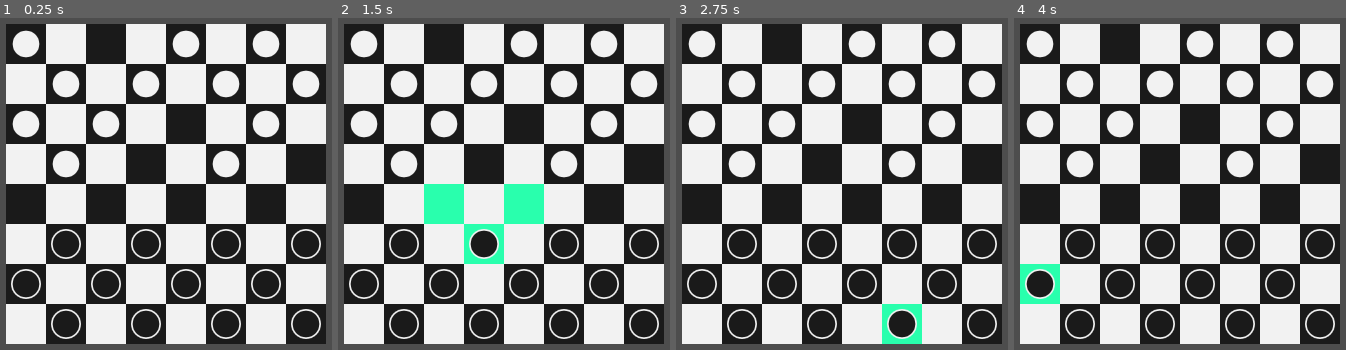
Above: before the commit, frames 1-4 (left to right).
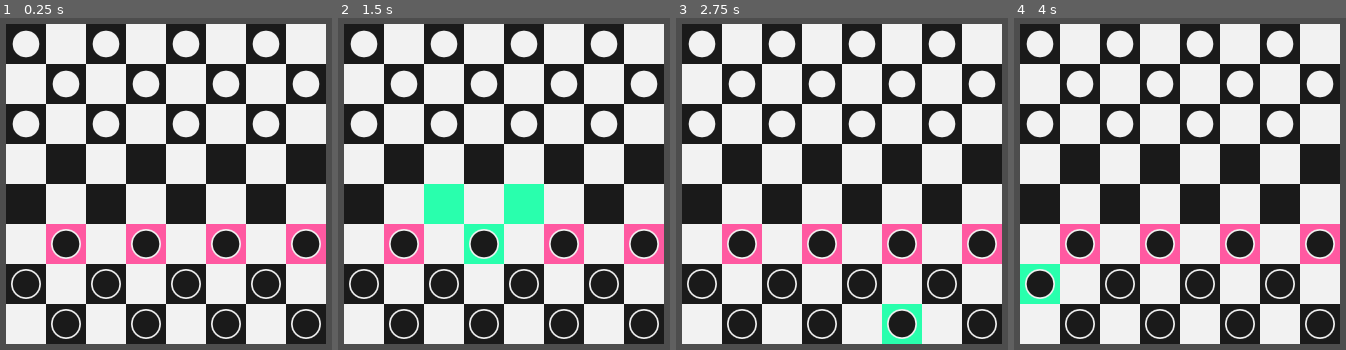
Above: after the commit, the same moments.

Repository: PacktPublishing/The-Essential-Guide-to-Creating-Multiplayer-Games-with-Godot-4.0
Game: Godot game, scene res://06.building-online-checkers/CheckerBoard.tscn
Two runs of this game, one before a commit and one after it. Both use one fixed random seed, a clock stepped at 60 frames per second and the inputs below. The project has no main scene, so this scene is started directly.
Inputs (mouse positions are in pixels of both pictures, inside the frame that each line leads up to):
- Up to frame 1 (0.25 s): no input
- Up to frame 2 (1.5 s): tap Enter at 0.5 s; move the mouse to (404, 323) at 0.52 s; click (404, 323) at 0.67 s; tap Space at 1.25 s; move the mouse to (484, 243) at 1.27 s; click (484, 243) at 1.42 s
- Up to frame 3 (2.75 s): tap Enter at 2 s; move the mouse to (901, 323) at 2.02 s; click (901, 323) at 2.17 s
- Up to frame 4 (4 s): tap Space at 2.75 s; move the mouse to (1319, 323) at 2.77 s; click (1319, 323) at 2.92 s; tap Enter at 3.5 s; move the mouse to (1040, 283) at 3.52 s; click (1040, 283) at 3.67 s

The runs differ from the first frame. In frame 1, 5.5% of the frame differs, in the area x 13-99%, y 3-75%; in frame 2, 4.7%; in frame 3, 5.5%; in frame 4, 5.5%.

Commit message:
Add multi capture

Diff:
--- a/source/06.building-online-checkers/CheckerBoard.gd
+++ b/source/06.building-online-checkers/CheckerBoard.gd
@@ -1,12 +1,12 @@
 extends TileMap
 
-const NEIGHBOR_CELLS_KING = [Vector2i(-1, -1), Vector2i(1, -1), Vector2i(1, 1), Vector2i(-1, 1)]
-const NEIGHBOR_CELLS_BLACK = [Vector2i(-1, -1), Vector2i(1, -1)]
-const NEIGHBOR_CELLS_WHITE = [Vector2i(1, 1), Vector2i(-1, 1)]
+const DIRECTIONS_CELLS_KING = [Vector2i(-1, -1), Vector2i(1, -1), Vector2i(1, 1), Vector2i(-1, 1)]
+const DIRECTIONS_CELLS_BLACK = [Vector2i(-1, -1), Vector2i(1, -1)]
+const DIRECTIONS_CELLS_WHITE = [Vector2i(1, 1), Vector2i(-1, 1)]
 
 enum Teams{BLACK, WHITE}
 
-var current_turn = Teams.WHITE
+var current_turn = Teams.BLACK
 var meta_board = {}
 
 @onready var black_team = $BlackTeam
@@ -20,7 +20,7 @@
 	create_meta_board()
 	map_pieces(black_team)
 	map_pieces(white_team)
-	toggle_turn()
+	enable_pieces(black_team)
 
 
 func create_meta_board():
@@ -37,6 +37,7 @@
 
 func toggle_turn():
 	clear_free_cells()
+	selected_piece.deselect()
 	if current_turn == Teams.BLACK:
 		current_turn = Teams.WHITE
 		disable_pieces(black_team)
@@ -52,7 +53,12 @@
 
 
 func _on_free_cell_selected(free_cell_position):
-	move_selected_piece(local_to_map(free_cell_position))
+	var free_cell = local_to_map(free_cell_position)
+	if can_capture(selected_piece):
+		capture_pieces(free_cell)
+	else:
+		move_selected_piece(free_cell)
+	toggle_turn()
 
 
 func move_selected_piece(target_cell):
@@ -63,8 +69,6 @@
 	meta_board[current_cell] = null
 	meta_board[target_cell] = selected_piece
 	crown()
-	toggle_turn()
-	selected_piece.deselect()
 
 
 func crown():
@@ -84,12 +88,11 @@
 		var capturing = can_capture(piece)
 		if capturing:
 			capturing_pieces.append(piece)
-		else:
+		elif search_available_cells(piece).size() > 0:
 			available_pieces.append(piece)
 	if capturing_pieces.size() > 0:
 		for piece in capturing_pieces:
 			piece.enable()
-			piece.set_capturing(true)
 	else:
 		for piece in available_pieces:
 			piece.enable()
@@ -98,15 +101,10 @@
 func disable_pieces(team):
 	for piece in team.get_children():
 		piece.disable()
-		piece.set_capturing(false)
 
 
 func can_capture(piece):
-	var directions = NEIGHBOR_CELLS_BLACK
-	if current_turn == Teams.WHITE:
-		directions = NEIGHBOR_CELLS_WHITE
-	if piece.is_king:
-		directions = NEIGHBOR_CELLS_KING
+	var directions = get_piece_directions(piece)
 	var capturing = false
 	for direction in directions:
 		var current_cell = local_to_map(piece.position)
@@ -130,7 +128,8 @@
 	return capturing
 
 
-func capture_pieces(origin_cell, target_cell):
+func capture_pieces(target_cell):
+	var origin_cell = local_to_map(selected_piece.position)
 	var direction = Vector2(target_cell - origin_cell).normalized()
 	direction = Vector2i(direction.round())
 	var cell = target_cell - direction
@@ -142,30 +141,38 @@
 	if cell_content:
 		cell_content.queue_free()
 		meta_board[cell] = null
+		move_selected_piece(target_cell)
+	if can_capture(selected_piece):
+		target_cell = target_cell + (direction * 2)
+		capture_pieces(target_cell)
 
 
 func select_piece(piece):
 	clear_free_cells()
 	selected_piece = piece
-	var movement_directions = []
-
-	match current_turn:
-		Teams.BLACK:
-			movement_directions = NEIGHBOR_CELLS_BLACK
-		Teams.WHITE:
-			movement_directions = NEIGHBOR_CELLS_WHITE
-	if piece.is_king:
-		movement_directions = NEIGHBOR_CELLS_KING
 
 	var selected_piece_cell = local_to_map(selected_piece.position)
-	var available_cells = search_available_cells(selected_piece_cell, movement_directions)
+	var available_cells = search_available_cells(selected_piece)
 	for cell in available_cells:
 		add_free_cell(cell)
 
 
-func search_available_cells(current_cell, directions):
+func get_piece_directions(piece):
+	var directions = []
+	if piece.team == Teams.BLACK:
+		directions = DIRECTIONS_CELLS_BLACK
+	else:
+		directions = DIRECTIONS_CELLS_WHITE
+	if piece.is_king:
+		directions = DIRECTIONS_CELLS_WHITE
+	return directions
+
+
+func search_available_cells(piece):
 	var available_cells = []
 	var capturing = false
+	var directions = get_piece_directions(piece)
+	var current_cell = local_to_map(piece.position)
 	for direction in directions:
 		var cell = current_cell + direction
 
@@ -177,7 +184,7 @@
 		# Cell is occupied
 		if not cell_content == null:
 			# The content of the cell is an opponent piece
-			if not cell_content.team == selected_piece.team:
+			if not cell_content.team == piece.team:
 				var capturing_cell = cell + direction
 				# There's no cells to move to after capturing, so capturing isn't possible
 				if not capturing_cell in meta_board:
@@ -194,7 +201,7 @@
 								continue
 							cell_content = meta_board[neighbor_cell]
 							# Removes cells that don't lead to capturing if
-							if cell_content == null or cell_content == selected_piece:
+							if cell_content == null or cell_content == piece:
 								available_cells.erase(available_cell)
 					available_cells.append(capturing_cell)
 		elif not capturing:
--- a/source/06.building-online-checkers/CheckerBoard.tscn
+++ b/source/06.building-online-checkers/CheckerBoard.tscn
@@ -23,6 +23,8 @@
 layer_0/tile_data = PackedInt32Array(0, 2, 0, 65537, 2, 0, 131072, 2, 0, 196609, 2, 0, 262144, 2, 0, 327681, 2, 0, 3932 …(893 unchanged characters)…
 script = ExtResource("2_kvmek")
 
+[node name="FreeCells" type="Node2D" parent="."]
+
 [node name="BlackTeam" type="Node2D" parent="."]
 metadata/_edit_lock_ = true
 
@@ -30,7 +32,7 @@
 position = Vector2(96, 480)
 
 [node name="Piece2" parent="BlackTeam" instance=ExtResource("3_kv0m4")]
-position = Vector2(224, 352)
+position = Vector2(224, 480)
 
 [node name="Piece3" parent="BlackTeam" instance=ExtResource("3_kv0m4")]
 position = Vector2(352, 480)
@@ -48,16 +50,16 @@
 position = Vector2(288, 416)
 
 [node name="Piece8" parent="BlackTeam" instance=ExtResource("3_kv0m4")]
-position = Vector2(352, 352)
+position = Vector2(416, 416)
 
 [node name="Piece9" parent="BlackTeam" instance=ExtResource("3_kv0m4")]
 position = Vector2(96, 352)
 
 [node name="Piece10" parent="BlackTeam" instance=ExtResource("3_kv0m4")]
-position = Vector2(224, 480)
+position = Vector2(224, 352)
 
 [node name="Piece11" parent="BlackTeam" instance=ExtResource("3_kv0m4")]
-position = Vector2(416, 416)
+position = Vector2(352, 352)
 
 [node name="Piece12" parent="BlackTeam" instance=ExtResource("3_kv0m4")]
 position = Vector2(480, 352)
@@ -69,7 +71,7 @@
 position = Vector2(32, 32)
 
 [node name="Piece2" parent="WhiteTeam" instance=ExtResource("4_k1uve")]
-position = Vector2(96, 224)
+position = Vector2(160, 32)
 
 [node name="Piece3" parent="WhiteTeam" instance=ExtResource("4_k1uve")]
 position = Vector2(288, 32)
@@ -84,7 +86,7 @@
 position = Vector2(224, 96)
 
 [node name="Piece7" parent="WhiteTeam" instance=ExtResource("4_k1uve")]
-position = Vector2(416, 160)
+position = Vector2(352, 96)
 
 [node name="Piece8" parent="WhiteTeam" instance=ExtResource("4_k1uve")]
 position = Vector2(480, 96)
@@ -96,9 +98,7 @@
 position = Vector2(160, 160)
 
 [node name="Piece11" parent="WhiteTeam" instance=ExtResource("4_k1uve")]
-position = Vector2(352, 224)
+position = Vector2(288, 160)
 
 [node name="Piece12" parent="WhiteTeam" instance=ExtResource("4_k1uve")]
-position = Vector2(352, 96)
-
-[node name="FreeCells" type="Node2D" parent="."]
+position = Vector2(416, 160)
--- a/source/06.building-online-checkers/Piece.gd
+++ b/source/06.building-online-checkers/Piece.gd
@@ -10,8 +10,8 @@
 @export var king_texture = preload("res://06.building-online-checkers/WhiteKing.svg")
 
 @onready var area = $Area2D
-@onready var selected_color_rect = $SelectColorRect
-@onready var capturing_color_rect = $CapturingColorRect
+@onready var selected_color_rect = $SelectedColorRect
+@onready var enabled_color_rect = $EnabledColorRect
 @onready var sprite = $Sprite2D
 
 var is_selected = false
@@ -48,11 +48,9 @@
 
 func enable():
 	area.input_pickable = true
+	enabled_color_rect.visible = true
 
 
 func disable():
 	area.input_pickable = false
-
-
-func set_capturing(capturing):
-	capturing_color_rect.visible = capturing
+	enabled_color_rect.visible = false
--- a/source/06.building-online-checkers/Piece.tscn
+++ b/source/06.building-online-checkers/Piece.tscn
@@ -13,7 +13,16 @@
 [node name="Piece" type="Node2D" groups=["pieces"]]
 script = ExtResource("1_85g0y")
 
-[node name="SelectColorRect" type="ColorRect" parent="."]
+[node name="EnabledColorRect" type="ColorRect" parent="."]
+visible = false
+offset_left = -32.0
+offset_top = -32.0
+offset_right = 32.0
+offset_bottom = 32.0
+mouse_filter = 2
+color = Color(1, 0.34902, 0.631373, 1)
+
+[node name="SelectedColorRect" type="ColorRect" parent="."]
 visible = false
 offset_left = -32.0
 offset_top = -32.0
@@ -21,15 +30,6 @@
 offset_bottom = 32.0
 mouse_filter = 2
 color = Color(0.160784, 1, 0.678431, 1)
-
-[node name="CapturingColorRect" type="ColorRect" parent="."]
-visible = false
-offset_left = -32.0
-offset_top = -32.0
-offset_right = 32.0
-offset_bottom = 32.0
-mouse_filter = 2
-color = Color(1, 0.34902, 0.631373, 1)
 
 [node name="Sprite2D" type="Sprite2D" parent="."]
 
